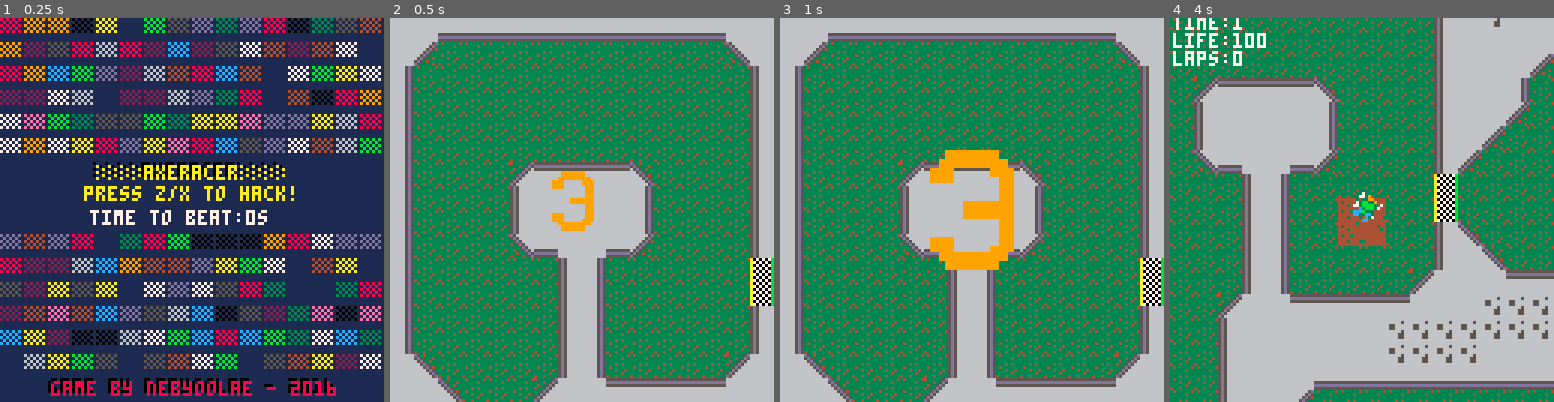
Above: before the commit, frames 1-4 (left to right).
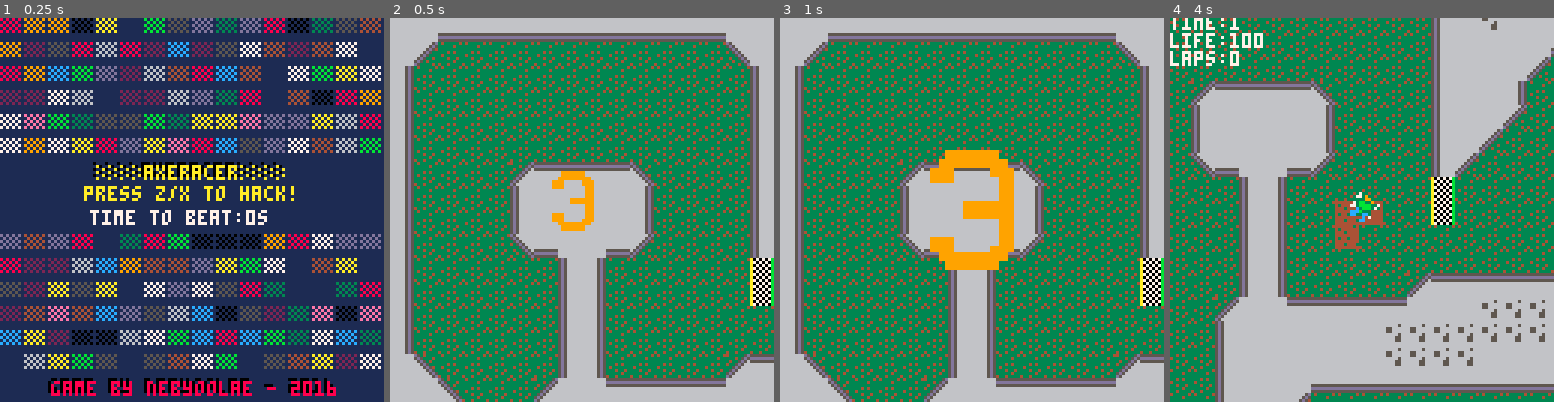
Above: after the commit, the same moments.

Repository: michaelchadwick/game-off-2016
Game: PICO-8 cartridge axeracer.p8
Two runs of this game, one before a commit and one after it. Both use one fixed random seed, a clock stepped at 60 frames per second and the inputs below.
Inputs:
- Up to frame 1 (0.25 s): no input
- Up to frame 2 (0.5 s): tap X (X key) at 0.33 s
- Up to frame 3 (1 s): tap O (Z key) at 0.7 s
- Up to frame 4 (4 s): tap X (X key) at 1.07, 1.85, 2.97 s; hold Right 1.6-2.1 s; tap O (Z key) every 0.4 s from 1.7 to 3.7 s; hold Up 2.15-2.42 s; hold Right 2.47-3.03 s; hold Left 3.08-3.58 s; hold Down 3.63-3.97 s

Frame 1 is identical in both runs. In frame 2, 0.9% of the frame differs, in the area x 93-100%, y 75-90%; in frame 3, 0.9%; in frame 4, 29%, in the area x 0-100%, y 0-100%.

Commit message:
began work on enabled finish line sprites

Diff:
--- a/axeracer.p8
+++ b/axeracer.p8
@@ -7,7 +7,7 @@
 --sprites
 sp_flag=68
 sp_oil=69
-sp_end=85
+sp_finish=85
 ----countdown sprites
 sp_cd_3=128
 sp_cd_2=130
@@ -130,6 +130,18 @@
  local hit_wall=fget(id,0)
  local hit_oil=fget(id,1)
  local hit_grass=fget(id,6)
+ local hit_finish=false
+
+ if id==sp_finish then
+  hit_finish=true
+ end
+
+ --if entering finish line
+ --from green, turn off obs
+
+ if pget(coord1,coord2)==11 then
+  fset(id,0,false)
+ end
 
  if hit_wall then
   self.life-=(abs(self.spd)*2)
@@ -143,6 +155,14 @@
   mset(coord1,coord2,
    sp_ghck[flr(rnd(6))+1]
   )
+  self.x=tx
+ elseif hit_finish then
+  if fset(id,0,false) then
+   printh("finish is open")
+  else
+   printh("finish is closed")
+  end
+  self.x=tx
  else self.x=tx end
 
  --check where car.y is going
@@ -153,6 +173,17 @@
  hit_wall=fget(id,0)
  hit_oil=fget(id,1)
  hit_grass=fget(id,6)
+ hit_finish=false
+
+ if id==sp_finish then
+  hit_finish=true
+ end
+
+ --if entering finish line
+ --from right, turn off obs
+ if pget(coord1,coord2)==11 then
+  fset(id,0,false)
+ end
 
  if hit_wall then
   self.life-=(abs(self.spd)*2)
@@ -166,6 +197,14 @@
   mset(coord1,coord2,
    sp_ghck[flr(rnd(6))+1]
   )
+  self.y=ty
+ elseif hit_finish then
+  if fset(id,0,false) then
+   printh("finish is open")
+  else
+   printh("finish is closed")
+  end
+  self.y=ty
  else self.y=ty end
 
  --life depleted
@@ -865,7 +904,7 @@
 00000000000000000000000000000000000000000000000000000000000000000000000000000000000000000000000000000000000000000000000000000000
 00000000000000000000000000000000000000000000000000000000000000000000000000000000000000000000000000000000000000000000000000000000
 __gff__
-0000010000000000000000000000000000000000000000000000000000000000000000000000000000000000000000000000000000000000000000000000000001050940010200000000000000000000011121010180000000000000000000000000000101000000000000000000000000000000000000000000000000000000
+0000010000000000000000000000000000000000000000000000000000000000000000000000000000000000000000000000000000000000000000000000000001050940010200000000000000000000011121010101000000000000000000000000000101000000000000000000000000000000000000000000000000000000
 0000000000000000000000000000000000000000000000000000000000000000000000000000000000000000000000000000000000000000000000000000000000000000000000000000000000000000000000000000000000000000000000000000000000000000000000000000000000000000000000000000000000000000
 __map__
 4040535353535353535353535353404040404040404040404040404040404040404040404040404040404040404040400000000000000000000000000000000000000000000000000000000000000000000000000000000000000000000000000000000000000000000000000000000000000000000000000000000000000000
@@ -880,9 +919,9 @@
 6443434343425340405341434343436341434343434363404040404040404053534143434343424050506443434343630000000000000000000000000000000000000000000000000000000000000000000000000000000000000000000000000000000000000000000000000000000000000000000000000000000000000000
 6443434343434363644343434343435543434343434342535353404040534143434343434343434240406443434343630000000000000000000000000000000000000000000000000000000000000000000000000000000000000000000000000000000000000000000000000000000000000000000000000000000000000000
 6443434343434363644343434343435543434343434343434343425341434343434352545143434363406443434343630000000000000000000000000000000000000000000000000000000000000000000000000000000000000000000000000000000000000000000000000000000000000000000000000000000000000000
-6443434343434363644343434343436351434343434343434343434343434352545440406443434363406443434343630000000000000000000000000000000000000000000000000000000000000000000000000000000000000000000000000000000000000000000000000000000000000000000000000000000000000000
-6443434343434363644343434343436340514343435254545454514343525440404040404051435240406443434343630000000000000000000000000000000000000000000000000000000000000000000000000000000000000000000000000000000000000000000000000000000000000000000000000000000000000000
-4051434343434363644343434343524040405454544040404040405454404040405040504064436340404051434343630000000000000000000000000000000000000000000000000000000000000000000000000000000000000000000000000000000000000000000000000000000000000000000000000000000000000000
+6443434343434363644343434343434343434343434343434343434343434352545440406443434363406443434343630000000000000000000000000000000000000000000000000000000000000000000000000000000000000000000000000000000000000000000000000000000000000000000000000000000000000000
+6443434343434363644343434343434343434343435254545454514343525440404040404051435240406443434343630000000000000000000000000000000000000000000000000000000000000000000000000000000000000000000000000000000000000000000000000000000000000000000000000000000000000000
+4051434343434363644343434343525454545454544040404040405454404040405040504064436340404051434343630000000000000000000000000000000000000000000000000000000000000000000000000000000000000000000000000000000000000000000000000000000000000000000000000000000000000000
 4040514343435240405454545454404040505050505050504040404040404040505050504064436340404064434343630000000000000000000000000000000000000000000000000000000000000000000000000000000000000000000000000000000000000000000000000000000000000000000000000000000000000000
 4040644343436340404040404050505050505050505050504040404040404040404040404064436340404064434343630000000000000000000000000000000000000000000000000000000000000000000000000000000000000000000000000000000000000000000000000000000000000000000000000000000000000000
 4040644343436340404040404050505050404040404053535353535353535353535353535341434240404064434343630000000000000000000000000000000000000000000000000000000000000000000000000000000000000000000000000000000000000000000000000000000000000000000000000000000000000000
